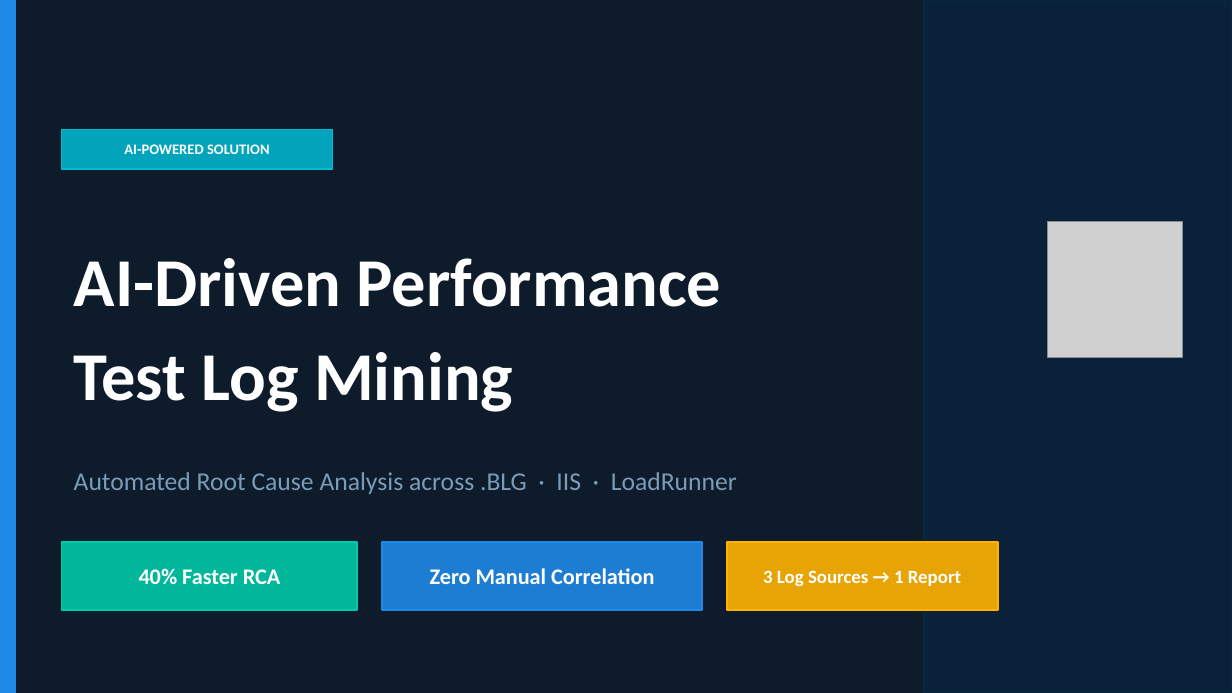
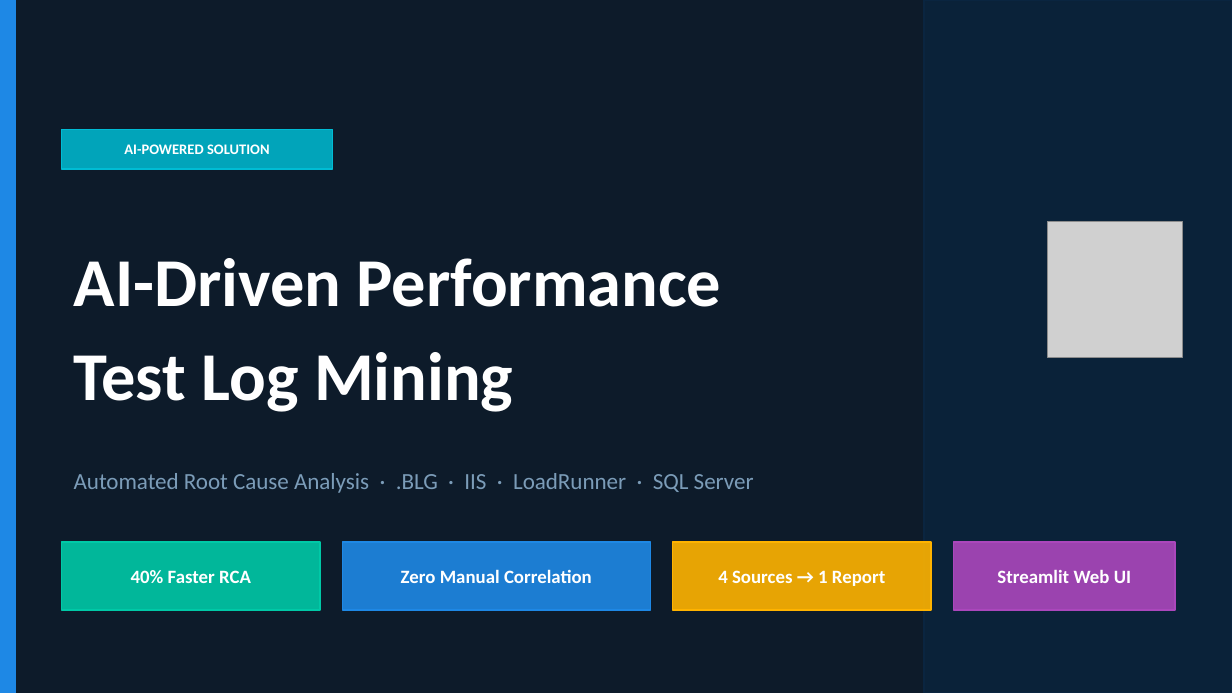
Before and after one commit to sharmp44/PT_AILog_Analyser, a slide deck: slide 1 of PT_AI_LogMining_Client_Deck.pptx. Drawn at 1232x693 pixels with LibreOffice and Linux fonts; fonts in the diff are those of the drawing; grey boxes stand for pictures. Boxes give left, top, right and bottom in pixels: in the first picture for what was removed or moved away, otherwise in the second. Text is boxed around its words. In the diff, an @@ line names an element or a change of style, - is before the commit and + after.

```diff
--- a/PT_AI_LogMining_Client_Deck.pptx
+++ b/PT_AI_LogMining_Client_Deck.pptx
@@ text at <box>74,473,754,493</box>: text changed; size 15 to 13.5 pt @@
-Automated Root Cause Analysis across .BLG · IIS · LoadRunner
+Automated Root Cause Analysis · .BLG · IIS · LoadRunner · SQL Server
@@ text "40% Faster RCA" at <box>131,570,251,583</box>: size 13 to 11 pt @@
@@ rectangle: place and size @@
-rectangle at <box>62,542,357,610</box>
+rectangle at <box>62,542,320,610</box>
@@ text "Zero Manual Correlation" at <box>401,569,592,583</box>: size 13 to 11 pt @@
@@ text "Zero Manual Correlation": place and size @@
-text "Zero Manual Correlation" at <box>430,568,654,584</box>
+text "Zero Manual Correlation" at <box>401,569,592,583</box>
@@ rectangle: place and size @@
-rectangle at <box>382,542,702,610</box>
+rectangle at <box>342,542,650,610</box>
@@ rectangle: place and size @@
-rectangle at <box>727,542,998,610</box>
+rectangle at <box>673,542,931,610</box>
@@ rectangle added at <box>954,542,1175,610</box>, fill #AB47BC at 90% opacity, outline #AB47BC 1 pt @@
@@ text at <box>718,570,885,586</box>: text changed @@
-3 Log Sources → 1 Report
+4 Sources → 1 Report
@@ text added at <box>997,570,1131,583</box>, 11 pt, text #FFFFFF, bold @@
+Streamlit Web UI
```
Also in this commit, not shown: 8 other slides changed, 1 slide added, 1 slide removed, 10 other files.
